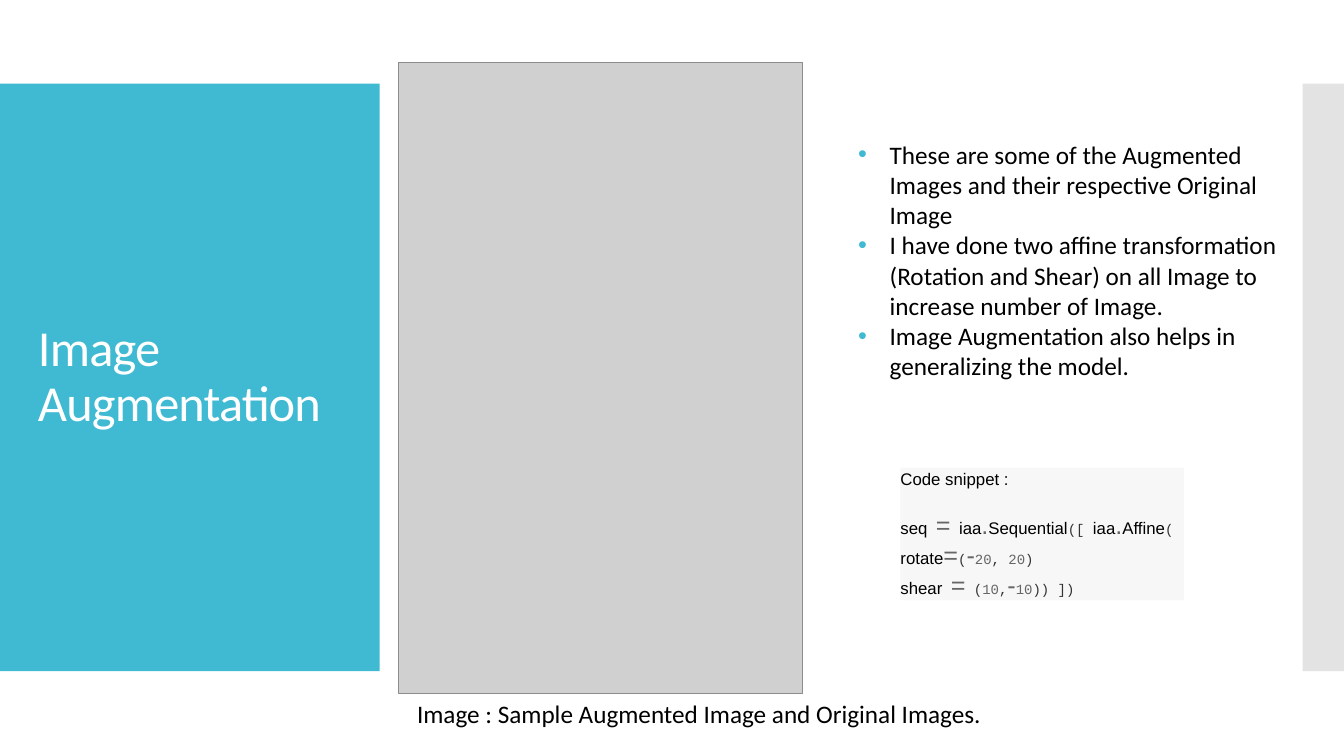
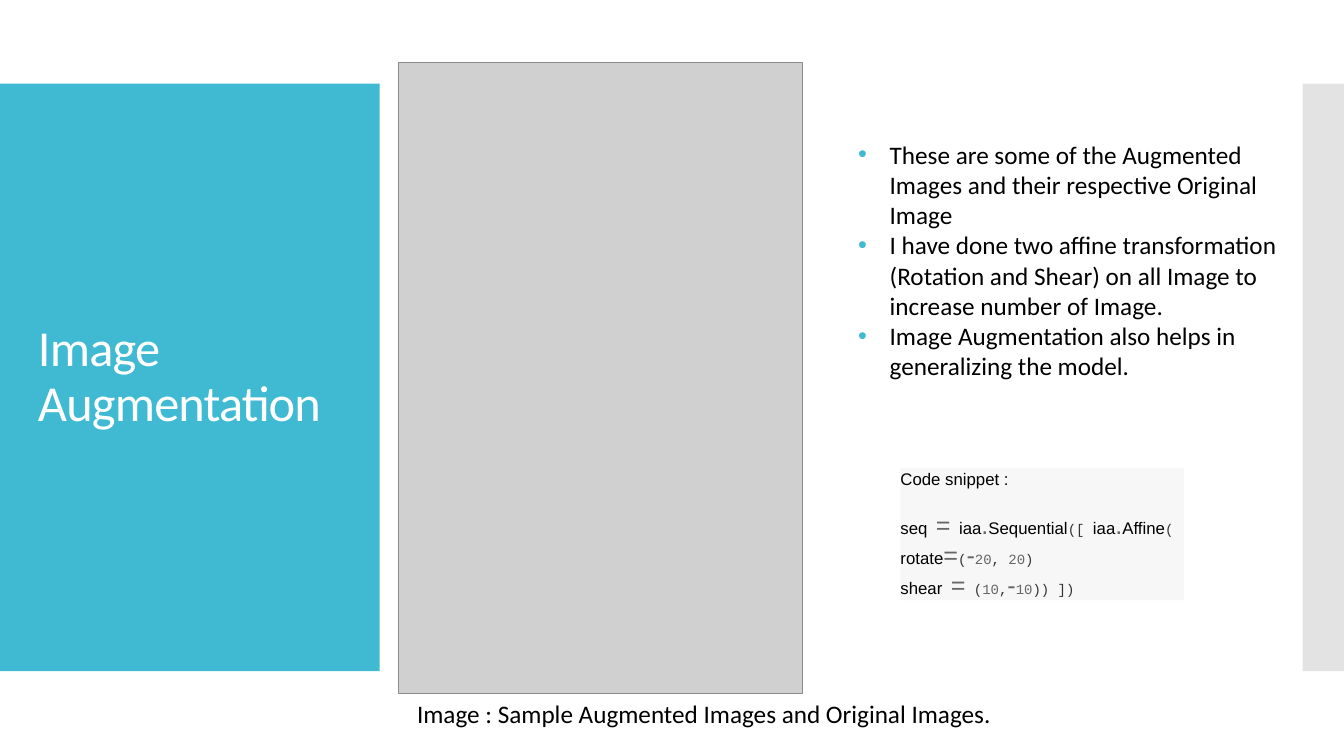
Before and after one commit to BhardwajAnshul/Springboard, a slide deck: slide 7 of Capstone Project 3/Capstone Project 3 Presentation.pptx. Drawn at 1344x756 pixels with LibreOffice and Linux fonts; fonts in the diff are those of the drawing; grey boxes stand for pictures. Boxes give left, top, right and bottom in pixels: in the first picture for what was removed or moved away, otherwise in the second. Text is boxed around its words. In the diff, an @@ line names an element or a change of style, - is before the commit and + after.

```diff
--- a/Capstone Project 3/Capstone Project 3 Presentation.pptx
+++ b/Capstone Project 3/Capstone Project 3 Presentation.pptx
@@ text at bbox=[417, 705, 991, 728]: text changed @@
-Image : Sample Augmented Image and Original Images.
+Image : Sample Augmented Images and Original Images.
```
Also in this commit, not shown: 1 other file.
